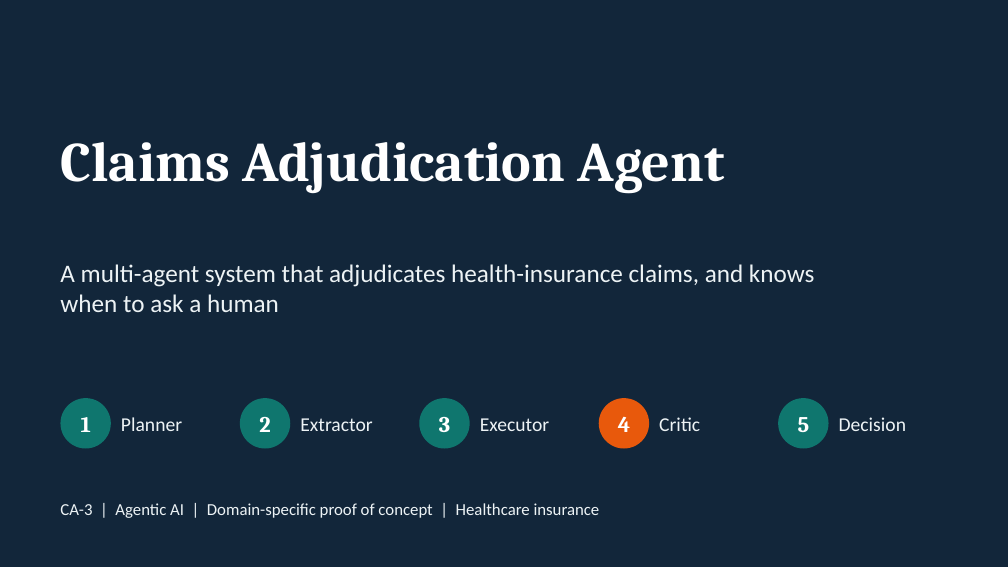
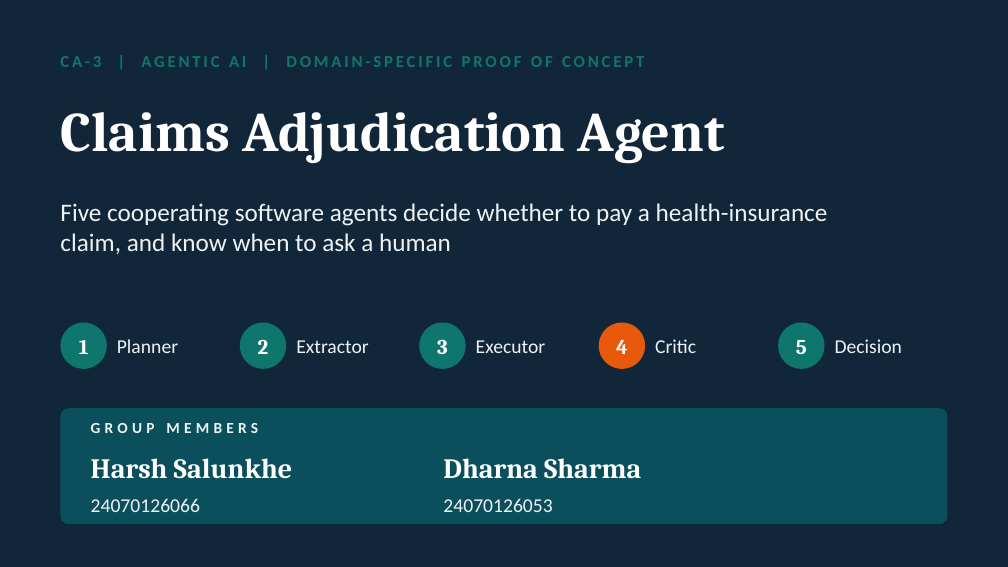
Before and after one commit to HarshSalunkhe2005/ClaimsDesk, a slide deck: slide 1 of docs/ClaimsAgent_CA3.pptx. Drawn at 1008x567 pixels with LibreOffice and Linux fonts; fonts in the diff are those of the drawing. Boxes give left, top, right and bottom in pixels: in the first picture for what was removed or moved away, otherwise in the second. Text is boxed around its words. In the diff, an @@ line names an element or a change of style, - is before the commit and + after.

Commit message:
Deck v2: group members, live-app screenshots, tighter five-minute flow

```diff
--- a/docs/ClaimsAgent_CA3.pptx
+++ b/docs/ClaimsAgent_CA3.pptx
@@ text at <box>60,56,644,67</box>: text changed; text colour #EDF3F5 to #0F766E; bold on @@
-CA-3 | Agentic AI | Domain-specific proof of concept | Healthcare insurance
+CA-3 | AGENTIC AI | DOMAIN-SPECIFIC PROOF OF CONCEPT
@@ title "Claims Adjudication Agent": place and size @@
-title "Claims Adjudication Agent" at <box>60,142,725,194</box>
+title "Claims Adjudication Agent" at <box>60,112,725,164</box>
@@ text at <box>60,203,828,254</box>: text changed @@
-A multi-agent system that adjudicates health-insurance claims, and knows when to ask a human
+Five cooperating software agents decide whether to pay a health-insurance claim, and know when to ask a human
@@ text "1": place and size @@
-text "1" at <box>81,417,91,432</box>
+text "1" at <box>79,340,89,354</box>
@@ ellipse: place and size @@
-ellipse at <box>60,398,111,449</box>
+ellipse at <box>60,323,107,369</box>
@@ text "2": place and size @@
-text "2" at <box>259,417,270,432</box>
+text "2" at <box>258,339,269,354</box>
@@ ellipse: place and size @@
-ellipse at <box>240,398,290,449</box>
+ellipse at <box>240,323,286,369</box>
@@ text "3": place and size @@
-text "3" at <box>439,417,450,432</box>
+text "3" at <box>437,339,448,354</box>
@@ ellipse: place and size @@
-ellipse at <box>419,398,470,449</box>
+ellipse at <box>419,323,466,369</box>
@@ size 16 to 15 pt in 5 elements at <box>796,340,807,354</box>, <box>79,340,89,354</box>, <box>258,339,269,354</box>, <box>437,339,448,354</box>, <box>616,339,628,354</box> @@
@@ text "4": place and size @@
-text "4" at <box>618,417,630,432</box>
+text "4" at <box>616,339,628,354</box>
@@ ellipse: place and size @@
-ellipse at <box>599,398,649,449</box>
+ellipse at <box>599,323,645,369</box>
@@ text "5": place and size @@
-text "5" at <box>798,417,810,432</box>
+text "5" at <box>796,340,807,354</box>
@@ ellipse: place and size @@
-ellipse at <box>778,398,829,449</box>
+ellipse at <box>778,323,825,369</box>
@@ 5 texts: place and size @@
-5 texts at <box>121,417,906,431</box>
+5 texts at <box>117,339,902,353</box>
@@ rounded rectangle added at <box>60,408,948,524</box>, fill #0B4F5C @@
@@ text added at <box>91,423,258,433</box>, 11 pt, text #EDF3F5, bold @@
+GROUP MEMBERS
@@ text added at <box>91,458,293,479</box>, 20 pt, text #FFFFFF, bold @@
+Harsh Salunkhe
@@ text added at <box>443,458,641,479</box>, 20 pt, text #FFFFFF, bold @@
+Dharna Sharma
@@ text added at <box>91,498,200,512</box>, 14 pt, text #EDF3F5 @@
+24070126066
@@ text added at <box>443,498,552,512</box>, 14 pt, text #EDF3F5 @@
+24070126053
```
Also in this commit, not shown: 3 other slides changed, 3 slides added, 3 slides removed, 3 other files.
